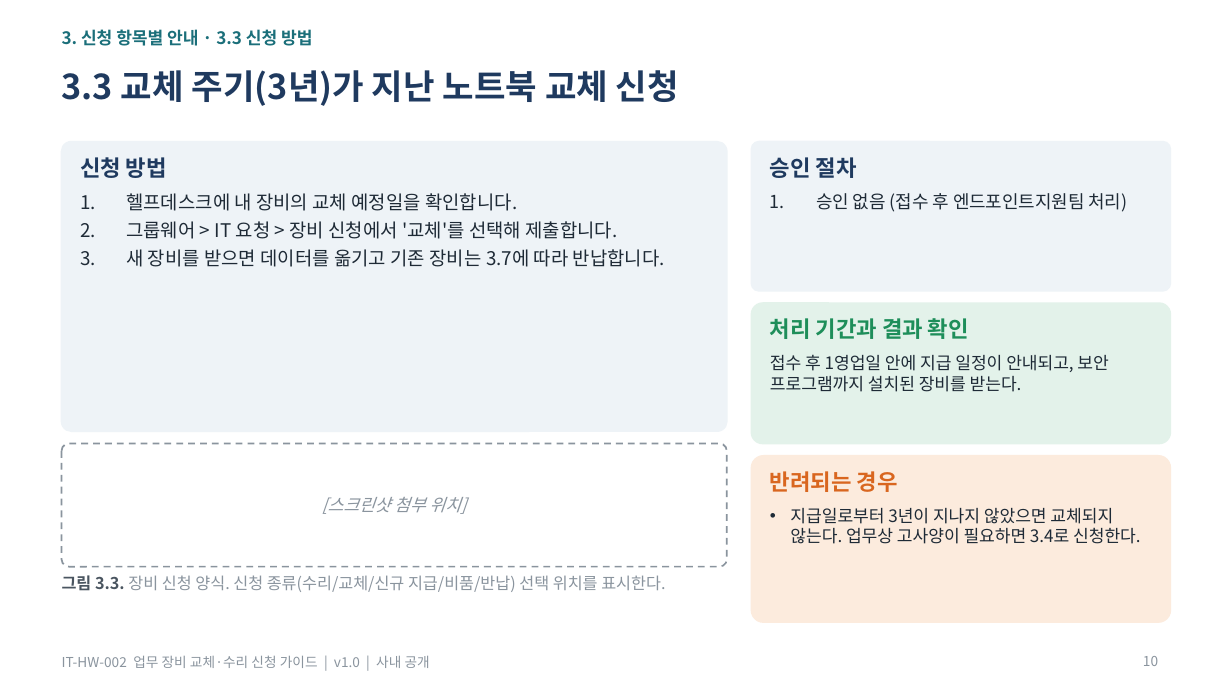
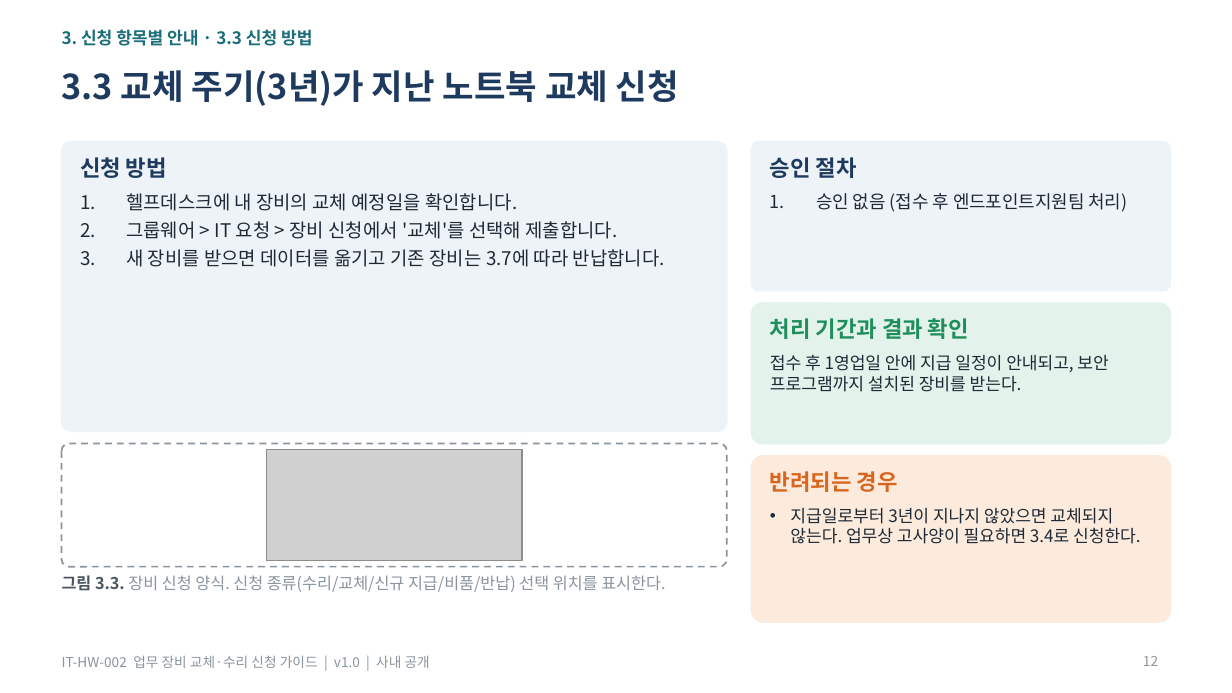
Before and after one commit to issue-helpdesk/issue-helpdesk, a slide deck: slide 12 of dataset/guides/HW/guide/IT-HW-002_업무 장비 교체·수리 신청 가이드.pptx (slide 10 before the commit). Drawn at 1232x693 pixels with LibreOffice and Linux fonts; fonts in the diff are those of the drawing; grey boxes stand for pictures. Boxes give left, top, right and bottom in pixels: in the first picture for what was removed or moved away, otherwise in the second. Text is boxed around its words. In the diff, an @@ line names an element or a change of style, - is before the commit and + after.

Commit message:
docs: HW 사용자 가이드 전 항목에 화면 예시 그림 추가
- 사용자 가이드 3종(docx·pptx·pdf)의 27개 항목에 그림과 그림 설명 추가
- 그림은 Pillow로 그린 화면·장비 그림이며 tools/ 스크립트로 다시 만들 수 있음
- pdf는 LibreOffice 변환본으로 교체

```diff
--- a/dataset/guides/HW/guide/IT-HW-002_업무 장비 교체·수리 신청 가이드.pptx
+++ b/dataset/guides/HW/guide/IT-HW-002_업무 장비 교체·수리 신청 가이드.pptx
@@ picture added at (266, 450, 522, 561) @@
@@ text removed at (322, 497, 466, 514) @@
-[스크린샷 첨부 위치]
@@ page number at (1143, 656, 1158, 666): text changed @@
-10
+12
```
Also in this commit, not shown: 7 slides added, 38 other files.
